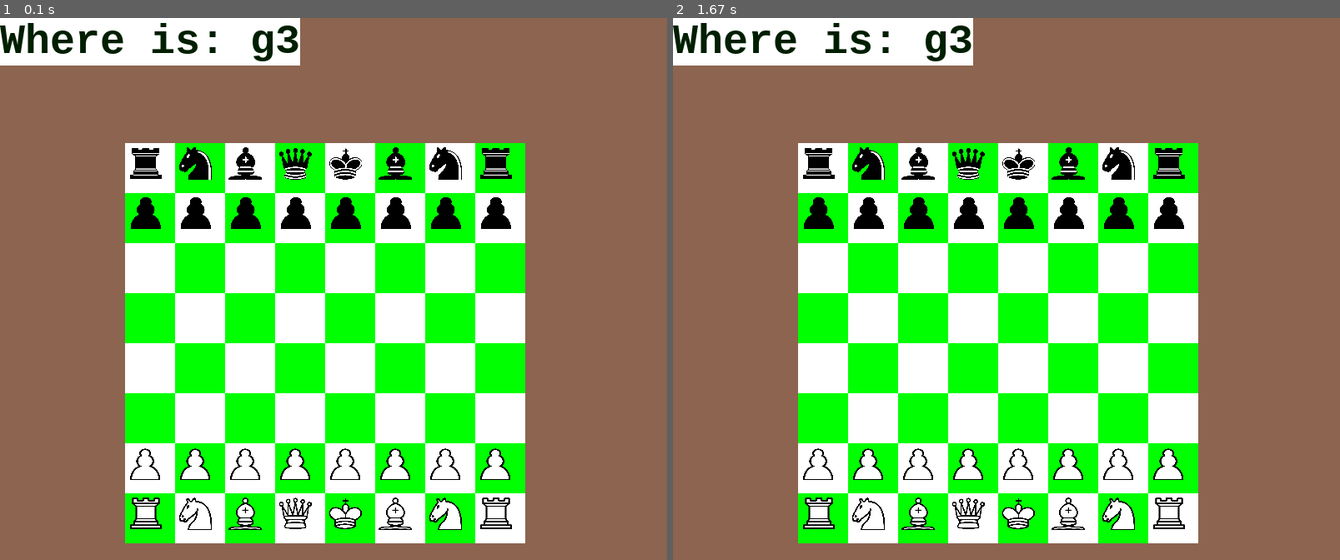
Above: before the commit, frames 1-2 (left to right).
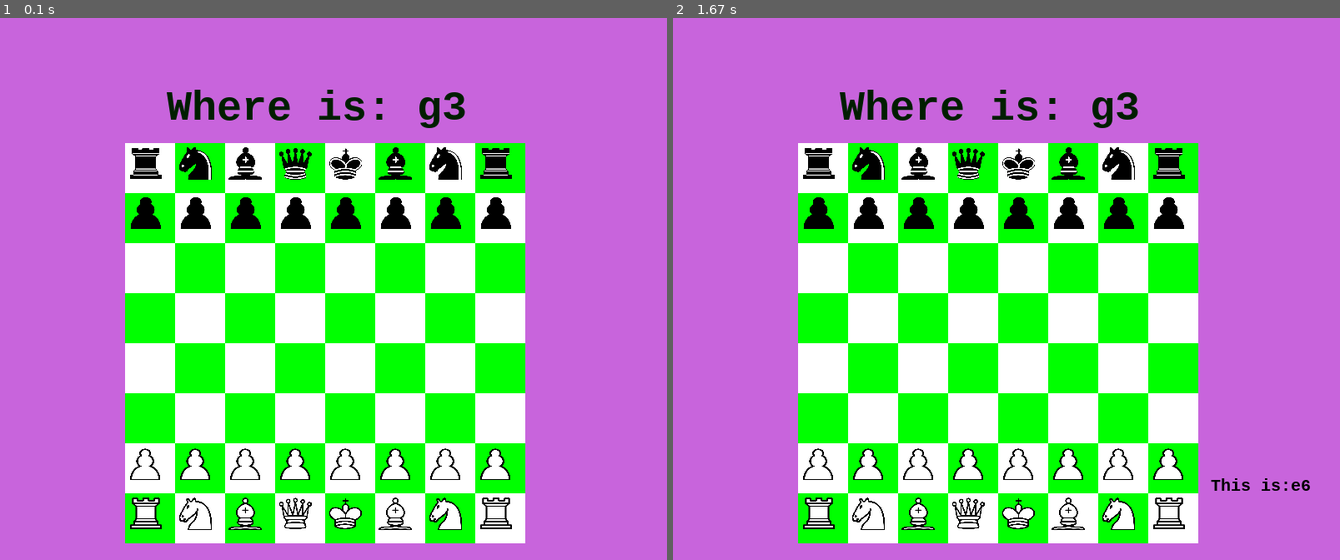
Above: after the commit, the same moments.

Repository: Paravati/LearningChessWithFun
Game: pygame game, started from chessBoardTest_15_09.py
The game is run twice, just before and just after one commit, with the same random seed, the same clock (stepped at 60 frames per second) and the same inputs.
Inputs (mouse positions are in pixels of both pictures, inside the frame that each line leads up to):
- Up to frame 1 (0.1 s): no input
- Up to frame 2 (1.67 s): click (1006, 289) at 0.38 s

The runs differ from the first frame. In frame 1, 56% of the frame differs, in the area x 0-100%, y 0-100%; in frame 2, 56%.

Commit message:
code cleanups

Diff:
--- a/chessBoardTest_15_09.py
+++ b/chessBoardTest_15_09.py
@@ -2,34 +2,32 @@
 # https://openbookproject.net/thinkcs/python/english3e/list_algorithms.html#eightqueensmainprog
 import pygame
 import numpy as np
-import sys
 import random
 
 
 def draw_board(the_board):
-    """ Draw a chess board with queens, from the_board. """
+    pygame.init()
+    colors = [(255, 255, 255), (0, 255, 0)]  # Set up colors [white, green]
 
-    pygame.init()
-    colors = [(255,255,255), (0,255,0)]    # Set up colors [white, green]
-
-    n = len(the_board)         # This is an NxN chess board.
-    surface_sz = 480           # Proposed physical surface size.
-    sq_sz = surface_sz // n    # sq_sz is length of a square.
+    n = len(the_board)  # This is an NxN chess board.
+    surface_sz = 480  # Proposed physical surface size.
+    sq_sz = surface_sz // n  # sq_sz is length of a square.
     print(sq_sz)
-    # surface_sz = n * sq_sz     # Adjust to exactly fit n squares.
+    # surface_sz = n * sq_sz     # Adjust window to exactly fit n squares.
     x_offset_of_Board = 150
     y_offset_of_Board = 150
     board_field_names = generateFieldNames(n)
     blackFigures, whiteFigures = initFigures()
     surface = pygame.display.set_mode((800, 650))
-    surface.fill((140, 100, 80))
+    colorOfTheSurface = (200, 100, 220)
+    surface.fill(colorOfTheSurface)
     myFont = pygame.font.SysFont("Courier", 50, bold=True)
     mySmallFont = pygame.font.SysFont("Courier", 20, bold=True)
+    myHugeFont = pygame.font.SysFont("Courier", 100, bold=True)
 
     fieldForUser = generateFieldForUser(board_field_names)  # initialization a first quest for user
     the_text = myFont.render(generateText(fieldForUser), True, (0, 30, 0), (255, 255, 255))
-    textRect1 = the_text.get_rect()
-    surface.blit(the_text, textRect1)
+    surface.blit(the_text, (200, 80))
     chessBoard = chessboardSquareNotation(n, sq_sz, x_offset_of_Board, y_offset_of_Board, generateFieldNames(n))
     print(chessBoard)
     userPoints = 0
@@ -45,8 +43,8 @@
         insertFiguresIntoChessboard(whiteFigures, blackFigures, surface, chessBoard, sq_size=n)
 
         # Look for an event from keyboard, mouse, etc.
-        newText = myFont.render("Where is: " + generateText(fieldForUser), True, (0, 30, 0), (255, 255, 255))
-        surface.blit(newText, textRect1)
+        newText = myFont.render("Where is: " + generateText(fieldForUser), True, (0, 30, 0), colorOfTheSurface)
+        surface.blit(newText, (200, 80))
 
         ev = pygame.event.poll()
 
@@ -58,12 +56,16 @@
             print(pos_of_click)
             field_name = getNameOfField(board_field_names, pos_of_click, x_offset_of_Board, y_offset_of_Board, sq_sz)
             if field_name == fieldForUser:
-                the_text = myFont.render(generateText("You passed! " + field_name), True, (0, 0, 0), (255,255,255))
+                the_text = mySmallFont.render(generateText("Passed: " + field_name), True, (0, 0, 0), colorOfTheSurface)
                 userPoints += 1
-                textWithPoints = mySmallFont.render("Points: " + str(userPoints), True, (0, 0, 0), (255,255,255))
-                surface.blit(textWithPoints, (650,500))
-                surface.blit(the_text, (200,80))
+                textWithPoints = mySmallFont.render("Points: " + str(userPoints), True, (0, 0, 0), colorOfTheSurface)
+                surface.blit(textWithPoints, (645, 500))
+                surface.blit(the_text, (645, 550))
+                # surface.blit(the_text)
                 fieldForUser = generateFieldForUser(board_field_names)
+            else:
+                the_text = mySmallFont.render(generateText("This is:" + field_name), True, (0, 0, 0), colorOfTheSurface)
+                surface.blit(the_text, (645, 550))
 
         pygame.display.flip()  # displaying pygame window
     pygame.quit()
@@ -88,17 +90,21 @@
 def insertFiguresIntoChessboard(whiteFigures, blackFigures, surface, chessboard, sq_size):
     w_pawn, w_horse, w_bishop, w_rook, w_queen, w_king = whiteFigures
     for field in ['a2', 'b2', 'c2', 'd2', 'e2', 'f2', 'g2', 'h2']:
-        surface.blit(pygame.transform.scale(w_pawn, (40, 40)), (chessboard[field][1]+(sq_size/2), chessboard[field][0]+(sq_size/2)))
+        surface.blit(pygame.transform.scale(w_pawn, (40, 40)),
+                     (chessboard[field][1] + (sq_size / 2), chessboard[field][0] + (sq_size / 2)))
     figures = [w_rook, w_horse, w_bishop, w_queen, w_king, w_bishop, w_horse, w_rook]
     for i, fields in enumerate(['a1', 'b1', 'c1', 'd1', 'e1', 'f1', 'g1', 'h1']):
-        surface.blit(pygame.transform.scale(figures[i], (40, 40)), (chessboard[fields][1]+(sq_size/2), chessboard[fields][0]+(sq_size/2)))
+        surface.blit(pygame.transform.scale(figures[i], (40, 40)),
+                     (chessboard[fields][1] + (sq_size / 2), chessboard[fields][0] + (sq_size / 2)))
 
     b_pawn, b_horse, b_bishop, b_rook, b_queen, b_king = blackFigures
     for field in ['a7', 'b7', 'c7', 'd7', 'e7', 'f7', 'g7', 'h7']:
-        surface.blit(pygame.transform.scale(b_pawn, (40, 40)), (chessboard[field][1]+(sq_size/2), chessboard[field][0]+(sq_size/2)))
+        surface.blit(pygame.transform.scale(b_pawn, (40, 40)),
+                     (chessboard[field][1] + (sq_size / 2), chessboard[field][0] + (sq_size / 2)))
     figures = [b_rook, b_horse, b_bishop, b_queen, b_king, b_bishop, b_horse, b_rook]
     for i, fields in enumerate(['a8', 'b8', 'c8', 'd8', 'e8', 'f8', 'g8', 'h8']):
-        surface.blit(pygame.transform.scale(figures[i], (40, 40)), (chessboard[fields][1]+(sq_size/2), chessboard[fields][0]+(sq_size/2)))
+        surface.blit(pygame.transform.scale(figures[i], (40, 40)),
+                     (chessboard[fields][1] + (sq_size / 2), chessboard[fields][0] + (sq_size / 2)))
 
 
 def chessboardSquareNotation(n, sq_len, x_offset_of_Board, y_offset_of_Board, listWithFieldNames):
@@ -129,9 +135,10 @@
 
 def getNameOfField(listWithFieldNames, pos, offset_X, offset_Y, lenSquare):
     clickedField = ""
-    for i in range(0,len(listWithFieldNames)):
+    for i in range(0, len(listWithFieldNames)):
         for j in range(0, len(listWithFieldNames)):
-            if offset_X + lenSquare*i < pos[0] < offset_X+lenSquare*(i + 1) and pos[1] >offset_Y+lenSquare*j and pos[1] <offset_Y+lenSquare*(j + 1):
+            if offset_X + lenSquare * i < pos[0] < offset_X + lenSquare * (i + 1) and pos[
+                1] > offset_Y + lenSquare * j and pos[1] < offset_Y + lenSquare * (j + 1):
                 clickedField = listWithFieldNames[i][j]
                 print(listWithFieldNames[i][j])
     return clickedField
@@ -146,7 +153,6 @@
 if __name__ == "__main__":
     draw_board([6, 4, 2, 0, 5, 7, 1, 3])
 
-
     # draw_board([0, 5, 3, 1, 6, 4, 2])    # 7 x 7 to test window size
     # draw_board([9, 6, 0, 3, 10, 7, 2, 4, 12, 8, 11, 5, 1])  # 13 x 13
     # draw_board([11, 4, 8, 12, 2, 7, 3, 15, 0, 14, 10, 6, 13, 1, 5, 9])
